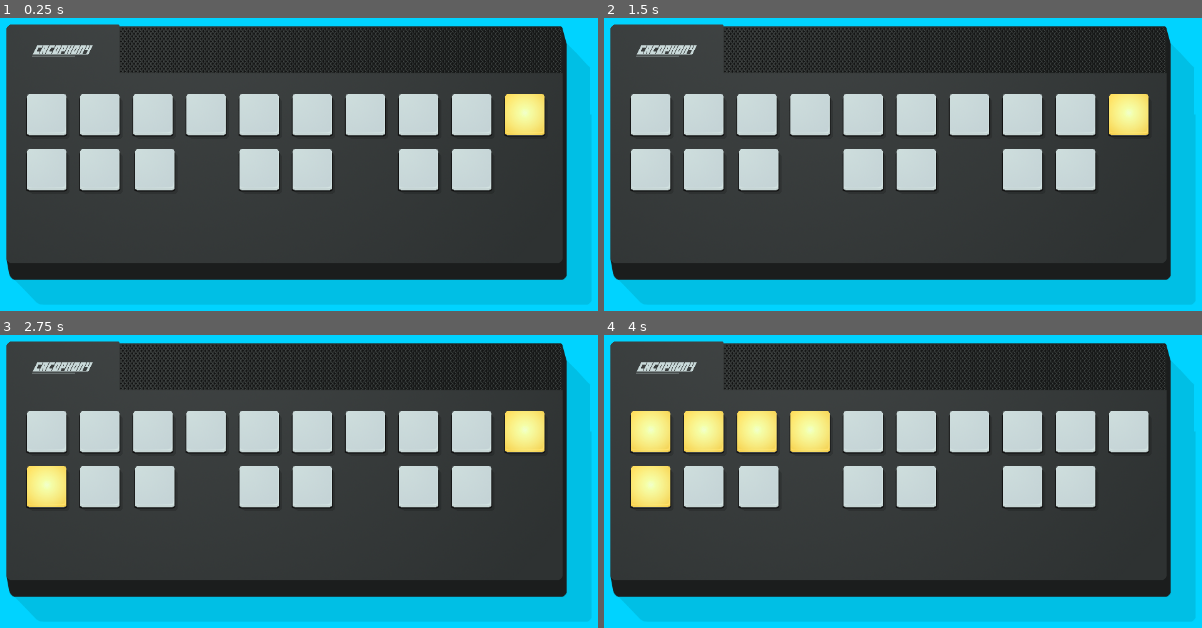
Above: before the commit, frames 1-4 (two rows, left to right).
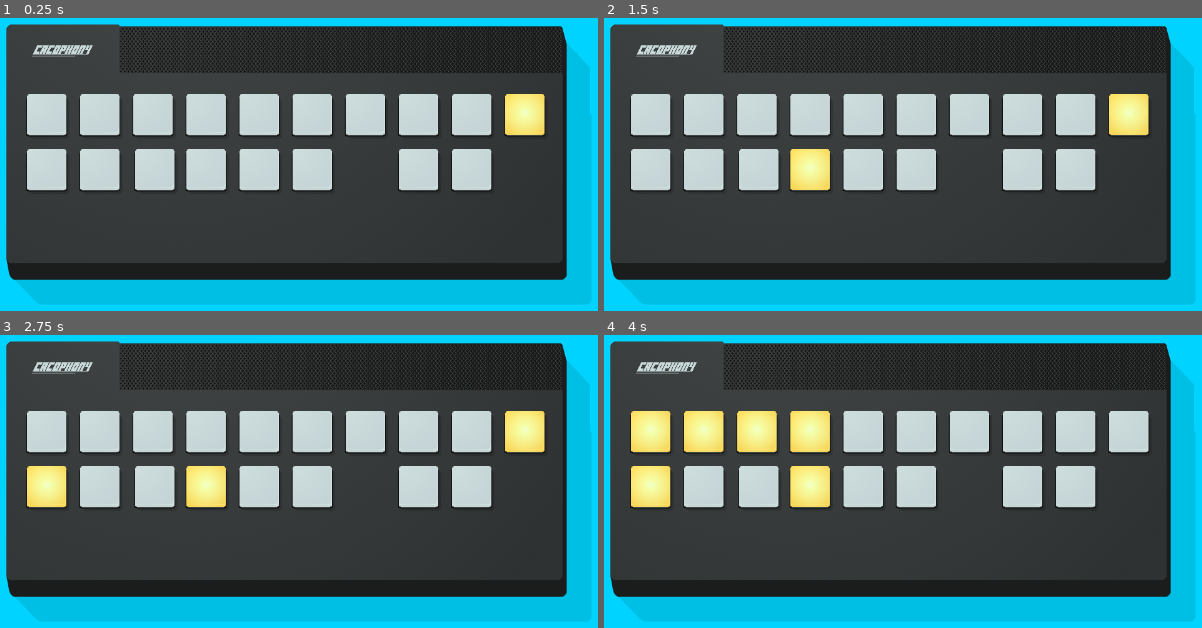
Above: after the commit, the same moments.

Repository: winterbeak/cacophony-t35x
Game: Godot game, scene res://Main.tscn
Two runs of this game, one before a commit and one after it. Both use one fixed random seed, a clock stepped at 60 frames per second and the inputs below.
Inputs:
- Up to frame 1 (0.25 s): no input
- Up to frame 2 (1.5 s): tap Enter at 0.5 s; tap Space at 1.25 s
- Up to frame 3 (2.75 s): tap Enter at 2 s
- Up to frame 4 (4 s): tap Space at 2.75 s

The runs differ from the first frame. In frame 1, 1.0% of the frame differs, in the area x 31-38%, y 44-60%; in frame 2, 1.0%; in frame 3, 1.0%; in frame 4, 1.0%.

Commit message:
Add count component

Diff:
--- a/Analog Cacophony/scenes/Grid.gd
+++ b/Analog Cacophony/scenes/Grid.gd
@@ -10,15 +10,19 @@
 	# Row 2 position setting
 	$ScaleComponent.position.y = Constants.LIGHT_DISTANCE_VERT
 	$VolumeComponent.position.y = Constants.LIGHT_DISTANCE_VERT
+	$CountComponent.position.y = Constants.LIGHT_DISTANCE_VERT
 	$ParityComponent.position.y = Constants.LIGHT_DISTANCE_VERT
 
 	$VolumeComponent.position.x = Constants.LIGHT_DISTANCE_HORIZ
+	$CountComponent.position.x = Constants.LIGHT_DISTANCE_HORIZ * 3
 	$ParityComponent.position.x = Constants.LIGHT_DISTANCE_HORIZ * 7
 
 
 func _process(delta):
 	if timer % 600 == 0:
 		$SequenceComponent.activate(3)
+	elif timer % 600 == 50:
+		$CountComponent.activate(5)
 	elif timer % 600 == 100:
 		$ScaleComponent.activate($ScaleComponent.note_time * 5)
 	elif timer % 600 == 200:
--- a/Analog Cacophony/scenes/Grid.tscn
+++ b/Analog Cacophony/scenes/Grid.tscn
@@ -7,6 +7,7 @@
 [ext_resource path="res://scenes/components/ScaleComponent.tscn" type="PackedScene" id=5]
 [ext_resource path="res://scenes/components/VolumeComponent.tscn" type="PackedScene" id=6]
 [ext_resource path="res://scenes/components/ParityComponent.tscn" type="PackedScene" id=7]
+[ext_resource path="res://scenes/components/CountComponent.tscn" type="PackedScene" id=8]
 
 [node name="Grid" type="Node2D"]
 script = ExtResource( 2 )
@@ -22,3 +23,5 @@
 [node name="ParityComponent" parent="." instance=ExtResource( 7 )]
 
 [node name="VolumeComponent" parent="." instance=ExtResource( 6 )]
+
+[node name="CountComponent" parent="." instance=ExtResource( 8 )]
--- /dev/null
+++ b/Analog Cacophony/scenes/components/CountComponent.tscn
@@ -0,0 +1,15 @@
+[gd_scene load_steps=4 format=2]
+
+[ext_resource path="res://scripts/components/CountComponent.gd" type="Script" id=1]
+[ext_resource path="res://scenes/Light.tscn" type="PackedScene" id=2]
+[ext_resource path="res://scenes/components/BaseComponent.tscn" type="PackedScene" id=3]
+
+[node name="CountComponent" instance=ExtResource( 3 )]
+script = ExtResource( 1 )
+
+[node name="Light" parent="." index="1" instance=ExtResource( 2 )]
+key = "f"
+
+[node name="NextBeepTimer" type="Timer" parent="." index="2"]
+
+[connection signal="timeout" from="NextBeepTimer" to="." method="_on_NextBeepTimer_timeout"]
--- /dev/null
+++ b/Analog Cacophony/scripts/components/CountComponent.gd
@@ -0,0 +1,35 @@
+extends "res://scripts/components/BaseComponent.gd"
+
+# When you activate this component, the amount of "dead time" at the
+# start when the player cannot press anything is at most
+# BEEP_TIME * 4.
+
+var expected: int = 0
+var actual: int = 0
+
+var beep_count: int = 0
+const BEEP_TIME: float = 0.4
+onready var next_beep_timer: Timer = $NextBeepTimer
+
+var rng: RandomNumberGenerator = RandomNumberGenerator.new()
+
+func _ready() -> void:
+	lights = [$Light]
+
+func start() -> void:
+	lights[0].turn_on()
+	expected = rng.randi_range(1, 5)
+	actual = 0
+	beep_count = 1
+	next_beep_timer.start(BEEP_TIME)
+
+func on_key_press(key: String) -> void:
+	actual += 1
+	if actual == expected:
+		lights[0].turn_off()
+		deactivate()
+
+func _on_NextBeepTimer_timeout():
+	beep_count += 1
+	if beep_count == expected:
+		next_beep_timer.stop()
Not shown: 1 places in Analog Cacophony/scenes/Grid.tscn that only renumber resources
